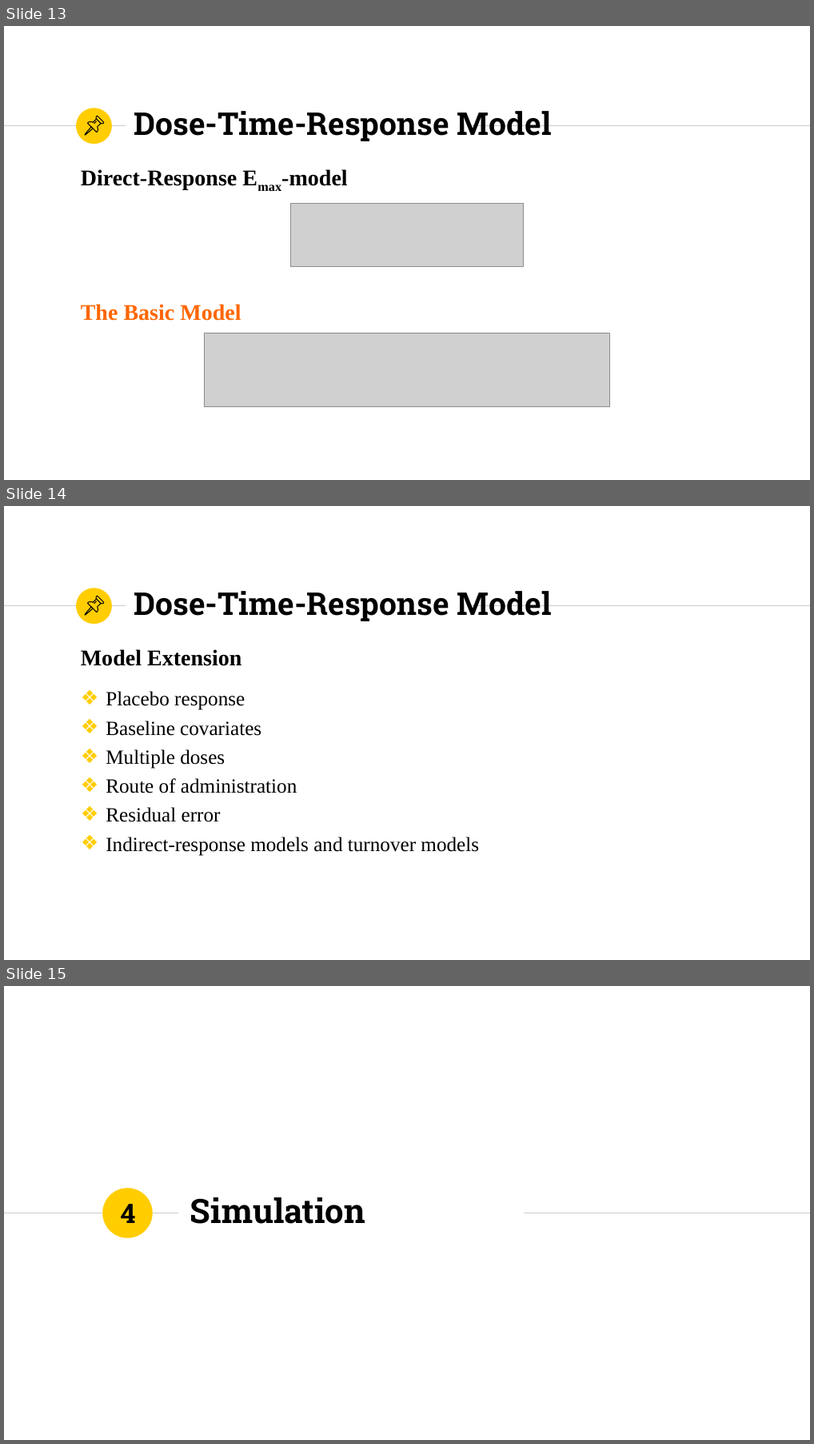
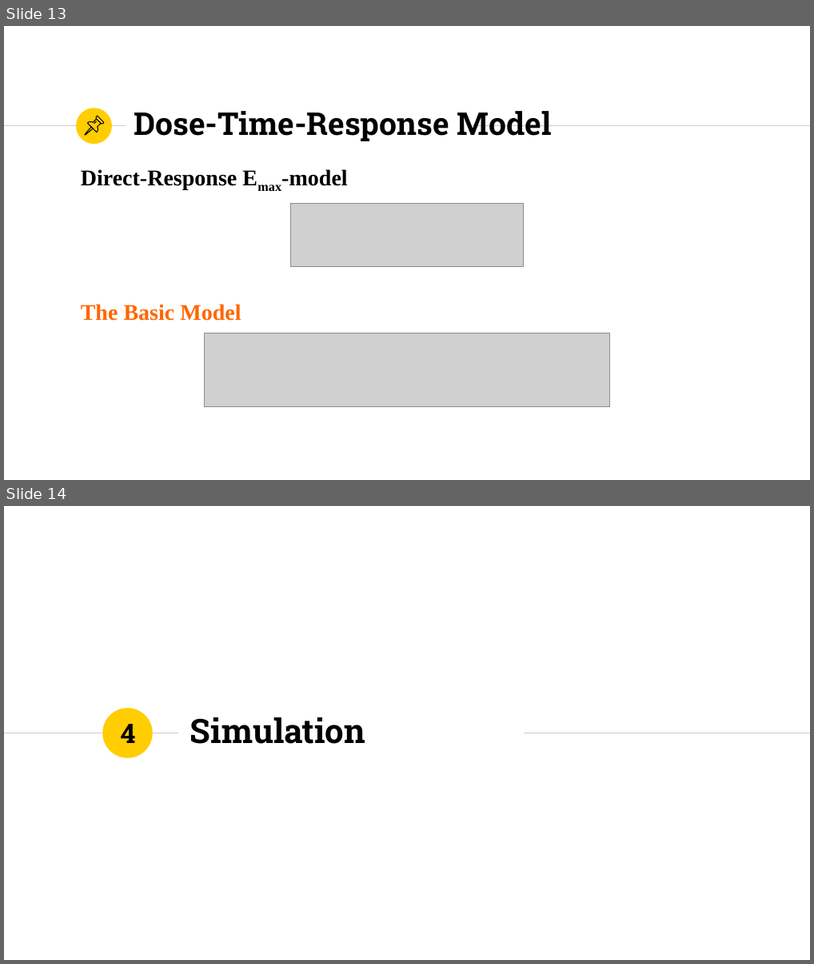
Before and after one commit to YokyZhang/IS4250, a slide deck: Project/IS4250Presentation.pptx. Shown one above the other, each under a label of ours: slides 13, 14 and 15 before the commit, slides 13 and 14 after it. The pictures are 814x1444 and 814x964 pixels, drawn with LibreOffice and Linux fonts; fonts in the diff are those of the drawing; grey boxes stand for pictures. Boxes give left, top, right and bottom in pixels: in the first picture for what was removed or moved away, otherwise in the second. Text is boxed around its words. In the diff, an @@ line names an element or a change of style, - is before the commit and + after.

```diff
--- a/Project/IS4250Presentation.pptx
+++ b/Project/IS4250Presentation.pptx
@@ slide 14 removed at (4, 506, 810, 960), background #FFFFFF; not listed: 3 template elements that a slide beside it also shows @@
@@ group removed at (85, 596, 103, 615): 4 freeform shapes @@
@@ title removed at (134, 591, 551, 621) @@
-Dose-Time-Response Model
@@ text removed at (81, 649, 479, 856) @@
-Model Extension
-❖ Placebo response
-❖ Baseline covariates
-❖ Multiple doses
-❖ Route of administration
-❖ Residual error
-❖ Indirect-response models and turnover models
@@ what was slide 15 is now slide 14 @@
```
Also in this commit, not shown: 11 slides changed, 2 other files.
